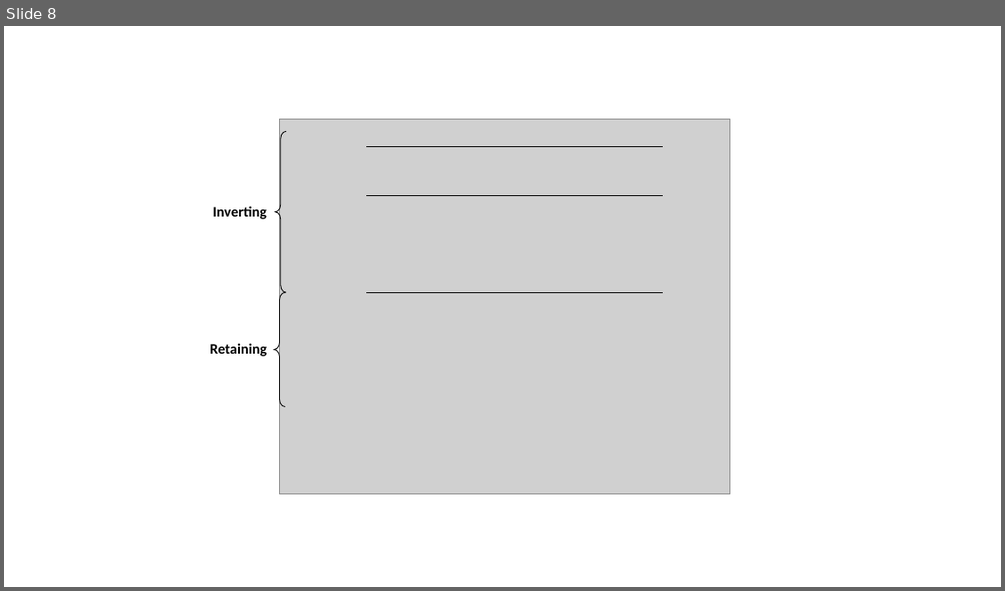
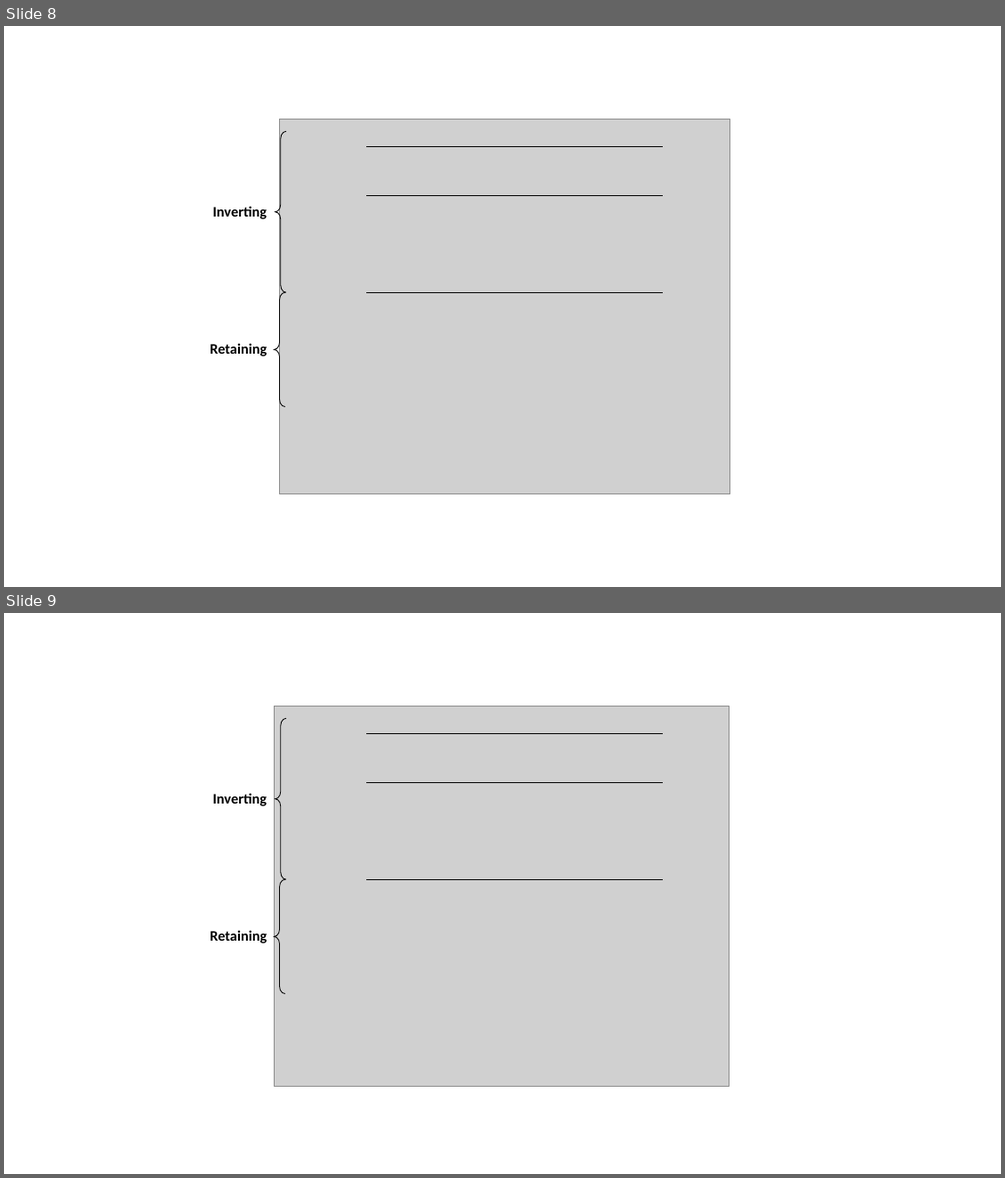
Before and after one commit to idameitil/sdpl-utilizing-gts, a slide deck: manuscript/figures/heatmap/Presentation1.pptx. Shown one above the other, each under a label of ours: slide 8 before the commit, slides 8 and 9 after it. The pictures are 1005x591 and 1005x1178 pixels, drawn with LibreOffice and Linux fonts; fonts in the diff are those of the drawing; grey boxes stand for pictures. Boxes give left, top, right and bottom in pixels: in the first picture for what was removed or moved away, otherwise in the second. Text is boxed around its words. In the diff, an @@ line names an element or a change of style, - is before the commit and + after.

```diff
--- a/manuscript/figures/heatmap/Presentation1.pptx
+++ b/manuscript/figures/heatmap/Presentation1.pptx
@@ slide 9 added at [4,613,1001,1174], background #FFFFFF @@
@@ picture added at [274,706,729,1086] @@
@@ right brace added at [275,718,287,879], outline #000000 0.75 pt @@
@@ line added from (367, 733) to (663, 733), #000000 1 pt @@
@@ text added at [213,793,267,806], 14 pt, text #000000, bold @@
+Inverting
@@ line added from (367, 782) to (663, 782), #000000 1 pt @@
@@ right brace added at [274,879,285,994], outline #000000 0.75 pt @@
@@ line added from (367, 879) to (663, 879), #000000 1 pt @@
@@ text added at [210,930,267,943], 14 pt, text #000000, bold @@
+Retaining
```
Also in this commit, not shown: 5 other files.
